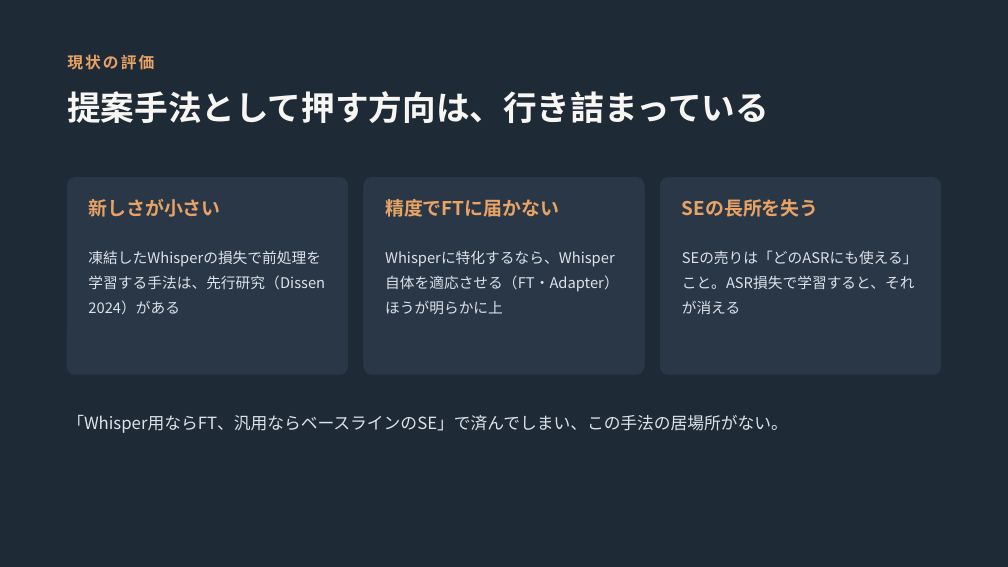
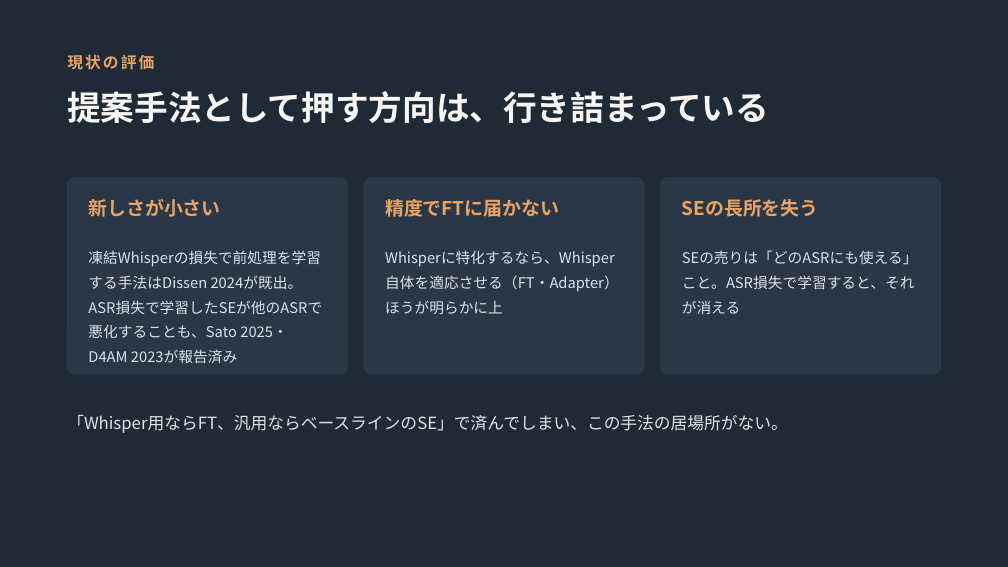
Before and after one commit to kasugayuji0716-art/bone-conduction-research, a slide deck: slide 5 of results/progress_slides_2026-09.pptx. Drawn at 1008x567 pixels with LibreOffice and Linux fonts; fonts in the diff are those of the drawing. Boxes give left, top, right and bottom in pixels: in the first picture for what was removed or moved away, otherwise in the second. Text is boxed around its words. In the diff, an @@ line names an element or a change of style, - is before the commit and + after.

```diff
--- a/results/progress_slides_2026-09.pptx
+++ b/results/progress_slides_2026-09.pptx
@@ text at <box>88,250,321,364</box>: text changed @@
-凍結したWhisperの損失で前処理を学習する手法は、先行研究（Dissen 2024）がある
+凍結Whisperの損失で前処理を学習する手法はDissen 2024が既出。ASR損失で学習したSEが他のASRで悪化することも、Sato 2025・D4AM 2023が報告済み
```
Also in this commit, not shown: 1 other slide changed, 1 other file.
